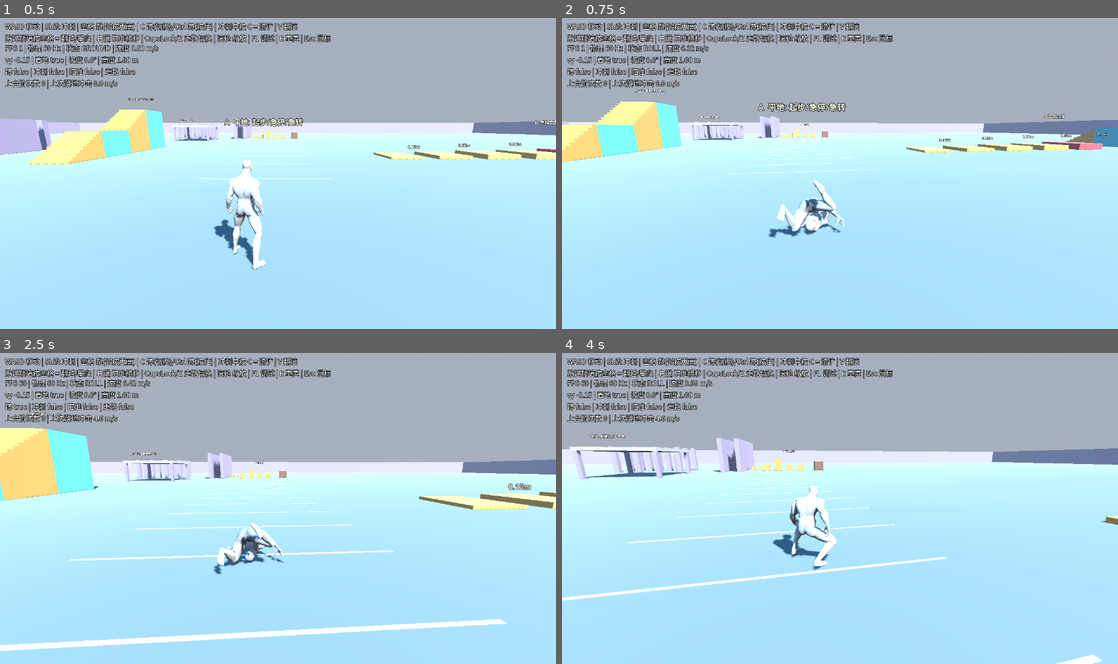
Above: before the commit, frames 1-4 (two rows, left to right).
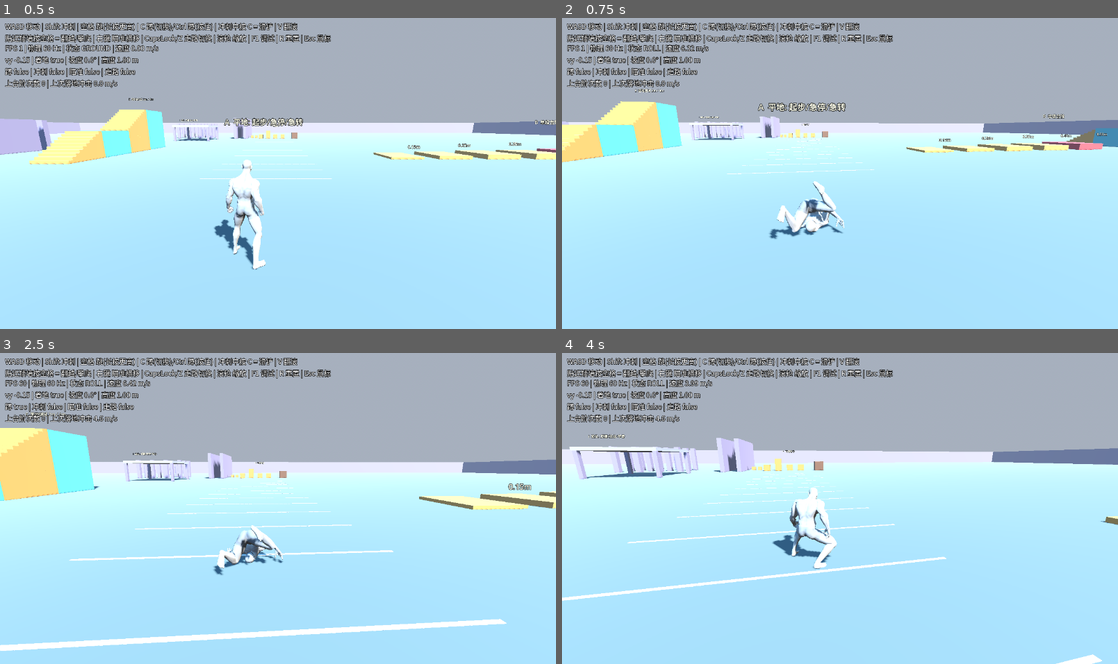
Above: after the commit, the same moments.

Repository: jamesbot2/godot-third-person-demo
Game: Godot game, scene res://scenes/main.tscn
The game is run twice, just before and just after one commit, with the same random seed, the same clock (stepped at 60 frames per second) and the same inputs.
Inputs (mouse positions are in pixels of both pictures, inside the frame that each line leads up to):
- Up to frame 1 (0.5 s): no input
- Up to frame 2 (0.75 s): move the mouse to (867, 170) at 0.52 s; hold W (move_forward) from 0.53 s (still down); hold V (roll) from 0.53 s (still down); click (867, 170) at 0.67 s
- Up to frame 3 (2.5 s): keep holding W (move_forward); tap Space (jump) at 0.77, 1.52 s; move the mouse to (250, 508) at 1.27 s; release V (roll) at 1.28 s; right-click (250, 508) at 1.35 s; tap V (roll) at 1.55, 2.3 s; move the mouse to (289, 502) at 2.02 s; hold Ctrl (crouch) from 2.03 s (still down)
- Up to frame 4 (4 s): keep holding W (move_forward); move the mouse to (834, 511) at 2.77 s; release Ctrl (crouch) at 2.78 s; tap C (crouch_toggle) at 2.85 s; click (834, 511) at 2.92 s; tap Space (jump) at 3.02, 3.77 s; tap V (roll) at 3.05 s; move the mouse to (878, 511) at 3.52 s; hold V (roll) from 3.53 s (still down)

Frame 1 is identical in both runs. In frame 2, 0.3% of the frame differs, in the area x 37-51%, y 52-72%; in frame 3, 0.6%, in the area x 39-51%, y 54-72%; in frame 4, 0.5%.

Commit message:
roll: close hand-plant float in drop curve (pelvis post-entry 0.57 -> 0.52 m), gate <= 0.55

Diff:
--- a/scripts/player/character_animator.gd
+++ b/scripts/player/character_animator.gd
@@ -1400,6 +1400,8 @@
 const ROLL_RADIUS := {"hand_l": 0.03, "hand_r": 0.03, "Head": 0.11, "upperarm_l": 0.07,
 	"upperarm_r": 0.07, "spine_02": 0.12, "pelvis": 0.11}
 const ROLL_DROP_N := 64
+## half-width (drop samples) of the moving-max envelope before smoothing
+const ROLL_DROP_CORR_W := 2
 
 
 func _sample_roll(m: Transform3D) -> void:
@@ -1428,6 +1430,29 @@
 			acc += raw[clampi(j, 0, ROLL_DROP_N)]
 			n += 1
 		_roll_drop[i] = acc / n
+	# round 6: the plain average under-drops where the pose's lowest contact
+	# peaks (hand plant: hands 2-4 cm off the floor -> pelvis 0.57 m). Never
+	# leave the lowest contact floating: the shortfall (raw - average, >= 0)
+	# is enveloped (moving max +-ROLL_DROP_CORR_W) and smoothed, then added
+	if OS.get_environment("ROLL_DROP_PLAIN") != "1":
+		var corr := PackedFloat32Array()
+		corr.resize(ROLL_DROP_N + 1)
+		for i in ROLL_DROP_N + 1:
+			corr[i] = maxf(raw[i] - _roll_drop[i], 0.0)
+		var cw := ROLL_DROP_CORR_W
+		var cenv := PackedFloat32Array()
+		cenv.resize(ROLL_DROP_N + 1)
+		for i in ROLL_DROP_N + 1:
+			for j in range(i - cw, i + cw + 1):
+				cenv[i] = maxf(cenv[i], corr[clampi(j, 0, ROLL_DROP_N)])
+		for i in ROLL_DROP_N + 1:
+			var acc := 0.0
+			var ws := 0.0
+			for j in range(i - cw, i + cw + 1):
+				var wj := 1.0 - absf(j - i) / float(cw + 1)
+				acc += cenv[clampi(j, 0, ROLL_DROP_N)] * wj
+				ws += wj
+			_roll_drop[i] += acc / ws
 	if OS.has_environment("ROLL_DEBUG"):
 		print("ROLL_DROP ", Array(_roll_drop).map(func(x): return snappedf(x, 0.01)))
 		var vmax := 0.0
--- a/tests/run_tests.gd
+++ b/tests/run_tests.gd
@@ -1419,11 +1419,15 @@
 		min_head = minf(min_head, _bone_world("Head").y - fy)
 		if pc.state == PlayerController.State.ROLL and pc.roll_time < pc.roll_duration * 0.5:
 			var low := INF
+			var low_b := ""
 			for b in rad:
-				low = minf(low, _bone_world(b).y - fy - rad[b])
+				var hb: float = _bone_world(b).y - fy - rad[b]
+				if hb < low:
+					low = hb
+					low_b = b
 			max_float = maxf(max_float, low)
 			if OS.has_environment("ROLL_DEBUG"):
-				print("RF u=%.2f st=%.3f float=%.3f pelvis=%.2f head=%.2f drop=%.3f anim=%s clip_head=%.2f clip_pel=%.2f" % [pc.roll_time / pc.roll_duration, _anim._ …(310 unchanged characters)…
+				print("RF low=%s u=%.2f st=%.3f float=%.3f pelvis=%.2f head=%.2f drop=%.3f anim=%s clip_head=%.2f clip_pel=%.2f" % [low_b, pc.roll_time / pc.roll_duration, _anim._ …(310 unchanged characters)…
 			var ph := _bone_world("pelvis").y - fy
 			max_pelvis = maxf(max_pelvis, ph)
 			if _anim._state_t >= 0.10:
@@ -1443,7 +1447,7 @@
 	metric("anim_roll_min_head_m", min_head)
 	metric("anim_roll_head_v_max", head_v_max)
 	metric("anim_roll_dive_span_m", dive_span)
-	check("anim_roll", saw_roll and max_tilt < 0.001 and min_head < 0.9 and min_head > 0.0 and max_float < 0.2 and head_v_max < 25.0 and dive_span < 1.25 and pel_post < 0.6 and pel_rise < 0.05,
+	check("anim_roll", saw_roll and max_tilt < 0.001 and min_head < 0.9 and min_head > 0.0 and max_float < 0.2 and head_v_max < 25.0 and dive_span < 1.25 and pel_post <= 0.55 and pel_rise < 0.05,
 		"roll=%s model_tilt=%.3f min_head_h=%.2f dive: lowest contact off floor max=%.3f m pelvis max=%.2f m (after entry cro …(202 unchanged characters)…
 	# round 4: 180 deg sharp turn at jog speed -- legs must not cross
 	# (feet / knees measured along the hip axis thigh_l->thigh_r; <0 = crossed)
